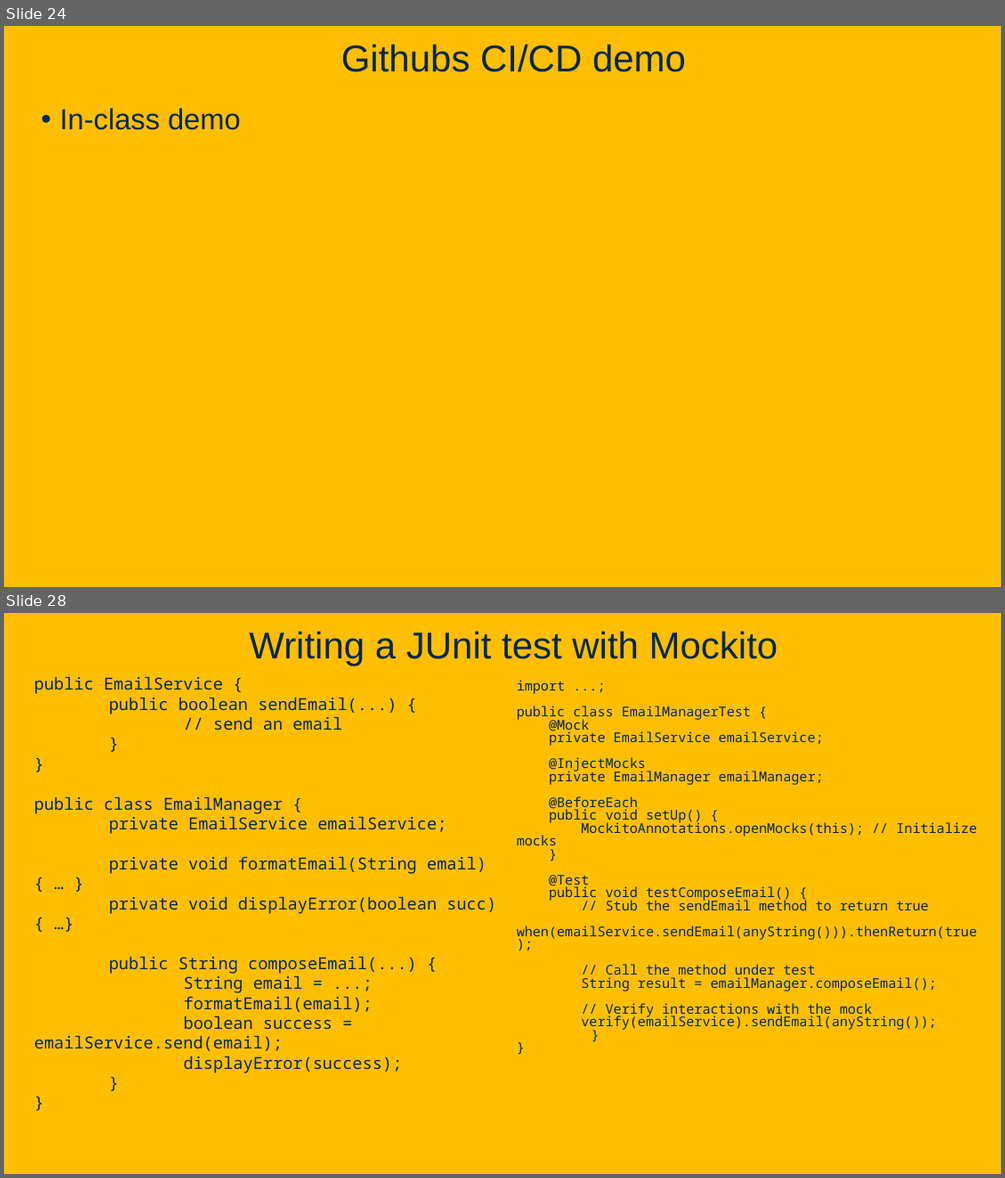
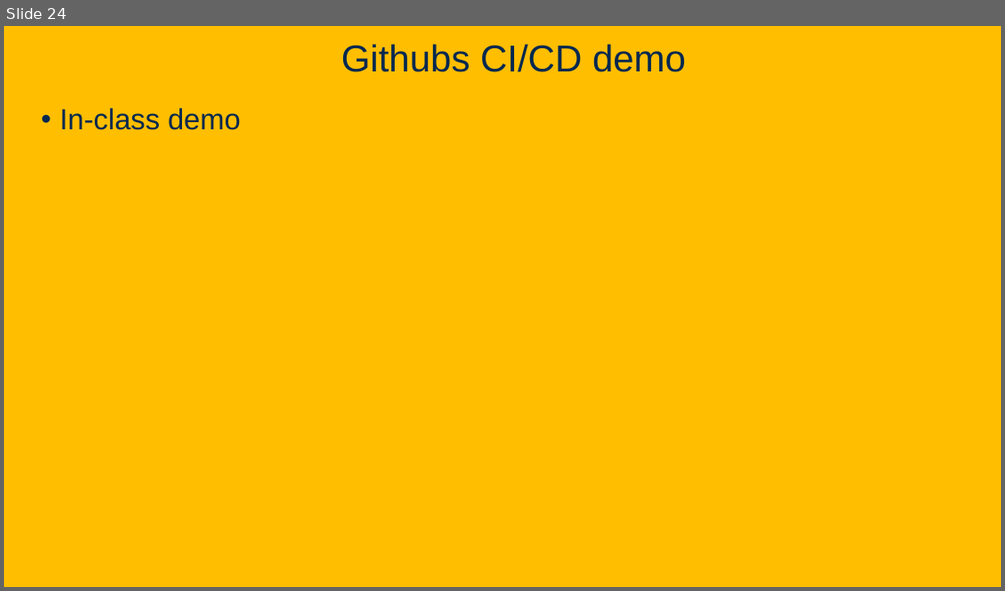
Before and after one commit to davsec-teaching/ECS160-Winter2025, a slide deck: slides/4_unit_testing_mocking_frameworks_CI.pptx. Shown one above the other, each under a label of ours: slides 24 and 28 before the commit, slide 24 after it; the slides between them are not shown. The pictures are 1005x1178 and 1005x591 pixels, drawn with LibreOffice and Linux fonts; fonts in the diff are those of the drawing; background and template pictures are left out. Boxes give left, top, right and bottom in pixels: in the first picture for what was removed or moved away, otherwise in the second. Text is boxed around its words. In the diff, an @@ line names an element or a change of style, - is before the commit and + after.

Commit message:
proxy use cases. moved mock testing from testing to proxy section

```diff
--- a/slides/4_unit_testing_mocking_frameworks_CI.pptx
+++ b/slides/4_unit_testing_mocking_frameworks_CI.pptx
@@ slide 28 removed at <box>4,613,1001,1174</box>, background picture (left out) @@
@@ title removed at <box>249,631,778,666</box> @@
-Writing a JUnit test with Mockito
@@ text removed at <box>34,676,496,1073</box> @@
-public EmailService {
-public boolean sendEmail(...) {
-// send an email
-}
-}
-public class EmailManager {
-private EmailService emailService;
-private void formatEmail(String email) { … }
-private void displayError(boolean succ) { …}
-public String composeEmail(...) {
-String email = ...;
-formatEmail(email);
-boolean success = emailService.send(email);
-displayError(success);
-}
-}
@@ text removed at <box>517,680,977,1030</box> @@
-import ...;
-public class EmailManagerTest {
-@Mock
-private EmailService emailService;
-@InjectMocks
-private EmailManager emailManager;
-@BeforeEach
-public void setUp() {
-MockitoAnnotations.openMocks(this); // Initialize mocks
-}
-@Test
-public void testComposeEmail() {
-// Stub the sendEmail method to return true
-when(emailService.sendEmail(anyString())).thenReturn(true);
-// Call the method under test
-String result = emailManager.composeEmail();
-// Verify interactions with the mock
-verify(emailService).sendEmail(anyString());
-}
-}
```
Also in this commit, not shown: 3 other slides removed, 1 other file.
